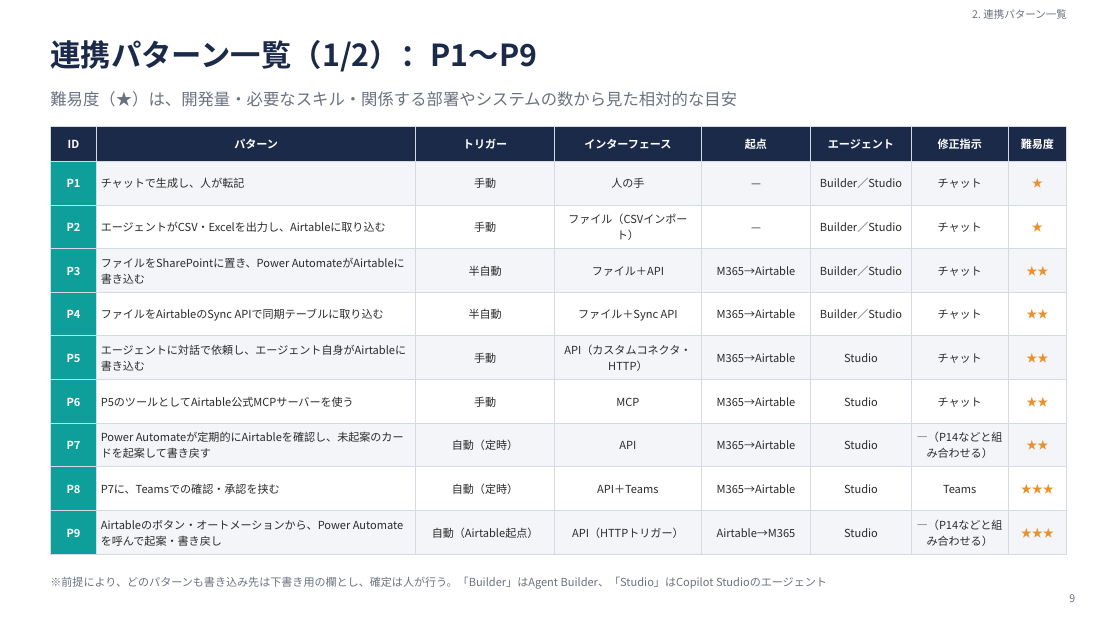
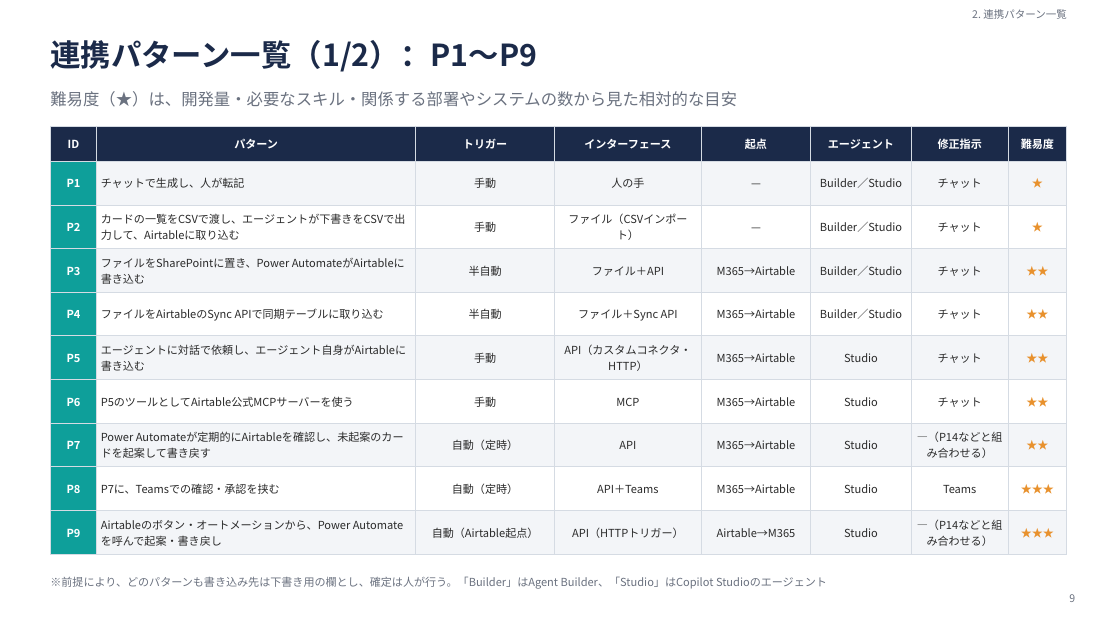
Before and after one commit to audeoinc/share, a slide deck: slide 9 of agent/docs/Airtable×Copilotエージェント連携方式の調査.pptx. Drawn at 1120x630 pixels with LibreOffice and Linux fonts; fonts in the diff are those of the drawing. Boxes give left, top, right and bottom in pixels: in the first picture for what was removed or moved away, otherwise in the second. Text is boxed around its words. In the diff, an @@ line names an element or a change of style, - is before the commit and + after.

```diff
--- a/agent/docs/Airtable×Copilotエージェント連携方式の調査.pptx
+++ b/agent/docs/Airtable×Copilotエージェント連携方式の調査.pptx
@@ table at bbox=[50, 126, 1067, 550] @@
-row 3, column 2: エージェントがCSV・Excelを出力し、Airtableに取り込む
+row 3, column 2: カードの一覧をCSVで渡し、エージェントが下書きをCSVで出力して、Airtableに取り込む
```
Also in this commit, not shown: 16 other slides changed, 1 slide added, 1 other file.
